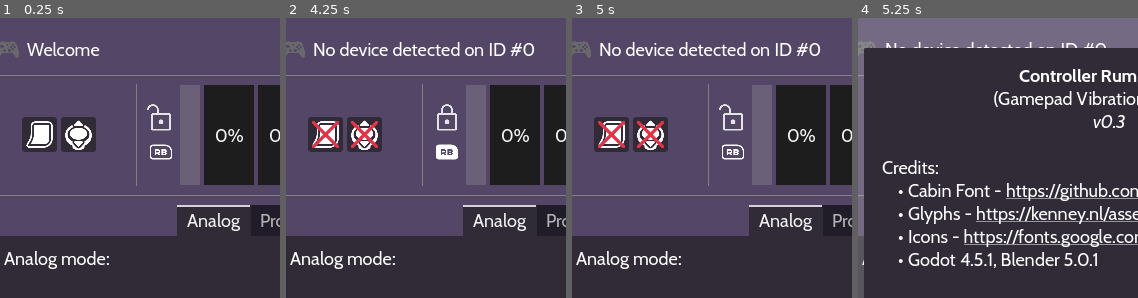
Above: before the commit, frames 1-4 (left to right).
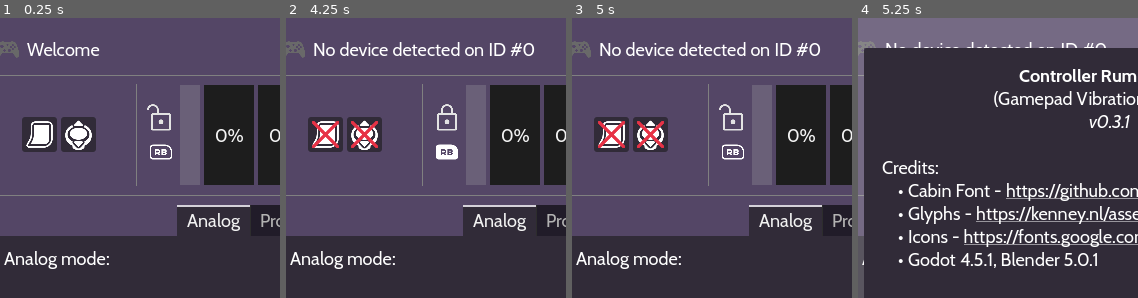
Above: after the commit, the same moments.

Repository: leosefcik/controller-rumble-tool
Game: Godot game, scene res://main.tscn
Same seed, same stepped clock (60 frames per second), same inputs: the game is played once before the commit and once after it.
Inputs (mouse positions are % of the whole screen's width and height, from its top left):
- Up to frame 1 (0.25 s): no input
- Up to frame 2 (4.25 s): click (11, 21) at 0.5 s; click (18, 21) at 1.25 s; click (33, 21) at 2 s; click (67, 21) at 2.75 s; click (85, 24) at 3.5 s
- Up to frame 3 (5 s): click "Couple Motors" at 4.25 s
- Up to frame 4 (5.25 s): click "ⓘ" at 5 s
The pictures show only the part of the screen within x 4-54%, y 0-50%; the shares and areas given below are measured in that part.

Frames 1-3 are identical in both runs. In frame 4, 0.4% of the frame differs, in the area x 82-98%, y 34-40%.

Commit message:
Incremented version to v0.3.1
Just to tie thing up a little, also added it to the project settings under the version section

Diff:
--- a/main.tscn
+++ b/main.tscn
@@ -447,7 +447,9 @@
 
 [node name="Label" type="Label" parent="UI/MainVBox/ModeTabs/Program/VBoxContainer"]
 layout_mode = 2
-text = "wip"
+size_flags_vertical = 6
+text = "WIP Section! Doesn't do anything."
+horizontal_alignment = 1
 
 [node name="HSeparator" type="HSeparator" parent="UI/MainVBox/ModeTabs/Program/VBoxContainer"]
 layout_mode = 2
@@ -733,7 +735,7 @@
 bbcode_enabled = true
 text = "[center][b]Controller Rumble Tool[/b]
 (Gamepad Vibration Massager)
-[i]v0.3[/i][/center]
+[i]v0.3.1[/i][/center]
 
 Credits:
 [ul]Cabin Font - [url]https://github.com/impallari/Cabin[/url]
--- a/project.godot
+++ b/project.godot
@@ -11,6 +11,7 @@
 [application]
 
 config/name="Controller Rumble Tool (Gamepad Vibration Massager)"
+config/version="0.3.1"
 run/main_scene="uid://cmikhaqwhlrq1"
 config/features=PackedStringArray("4.5", "GL Compatibility")
 run/low_processor_mode=true
